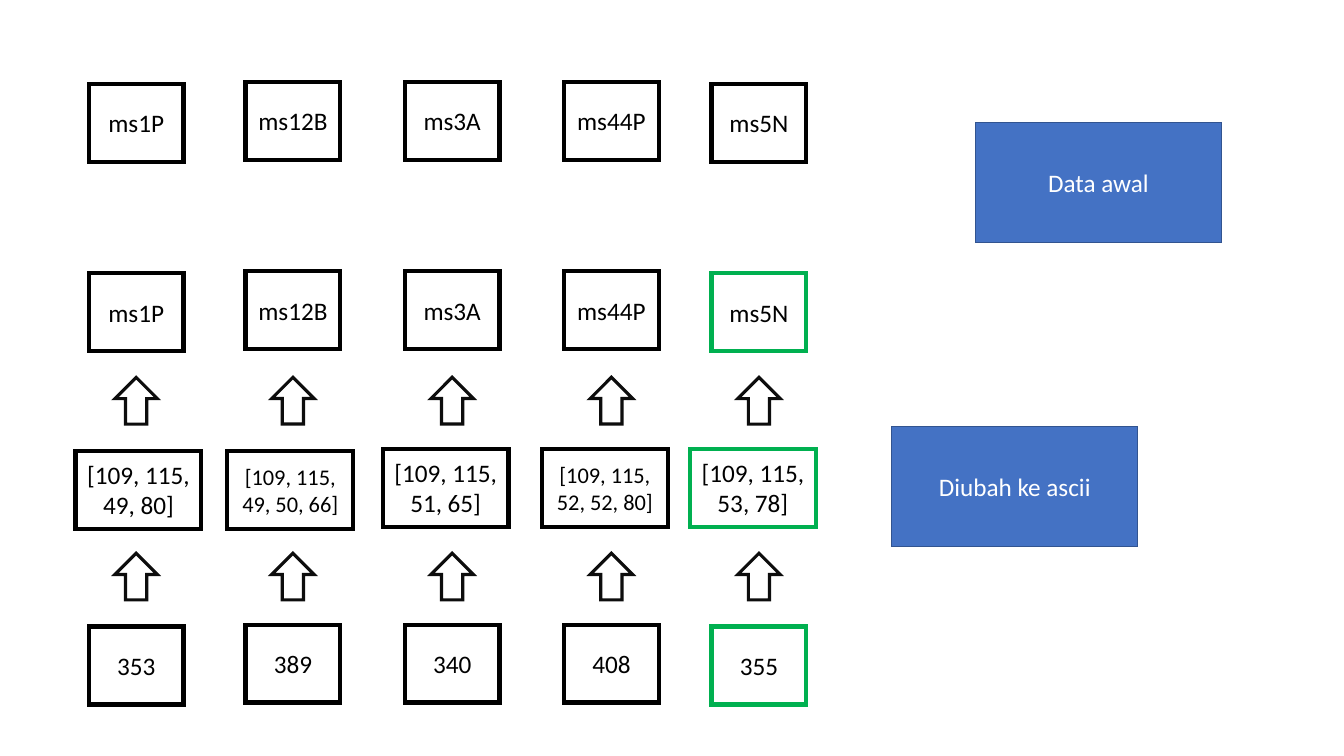
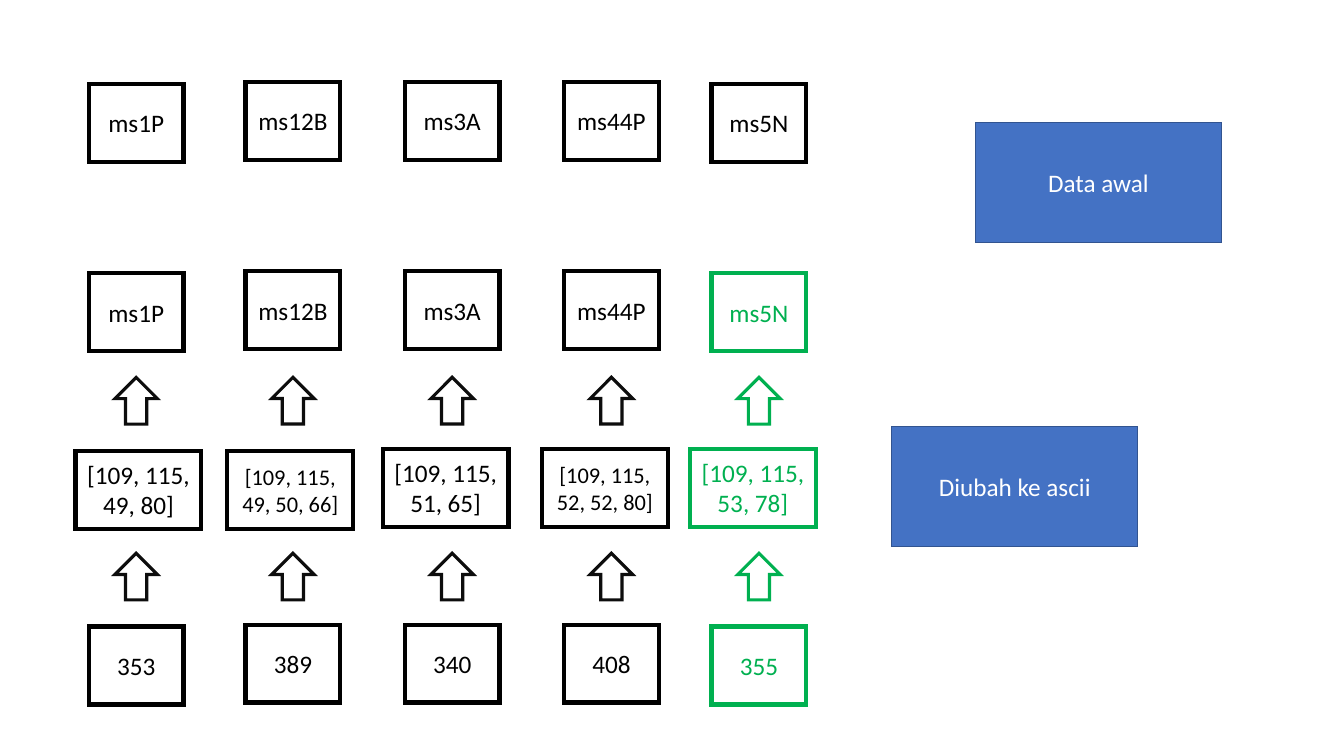
Before and after one commit to Azkina1123/UTS, a slide deck: slide 1 of Sumber/Ilustrasi Interpolation.pptx. Drawn at 1344x756 pixels with LibreOffice and Linux fonts; fonts in the diff are those of the drawing. Boxes give left, top, right and bottom in pixels: in the first picture for what was removed or moved away, otherwise in the second. Text is boxed around its words. In the diff, an @@ line names an element or a change of style, - is before the commit and + after.

```diff
--- a/Sumber/Ilustrasi Interpolation.pptx
+++ b/Sumber/Ilustrasi Interpolation.pptx
@@ down arrow at <box>738,377,780,423</box>: outline #0D0D0D 2.25 pt to #00B050 2.25 pt @@
@@ down arrow at <box>738,554,780,600</box>: outline #0D0D0D 2.25 pt to #00B050 2.25 pt @@
@@ text colour #000000 to #00B050 in 3 elements at <box>712,273,807,351</box>, <box>691,449,817,526</box>, <box>712,627,807,705</box> @@
```
Also in this commit, not shown: 2 other slides changed, 3 other files.
